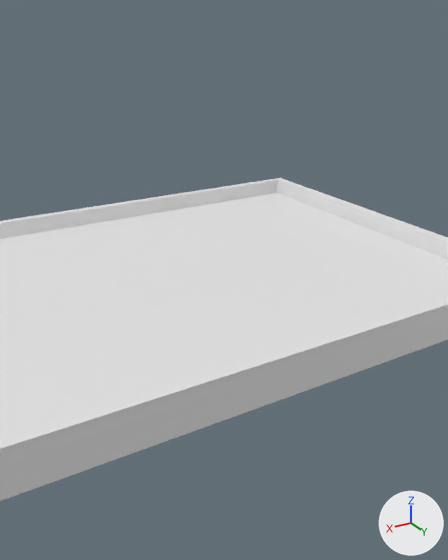
Renders of the FBX model misha vrtl project/Assets/Models/screen.fbx from each side of a commit.
Both versions are drawn from a camera (50 mm lens) standing at (6.87, 21.93, 10.44) and looking at (-2.2, 6.82, 2.88). Every picture has the same lights, and +X, +Y and +Z are marked at lower right. Where no turn or scale is listed for an object, it has been applied to the vertices.
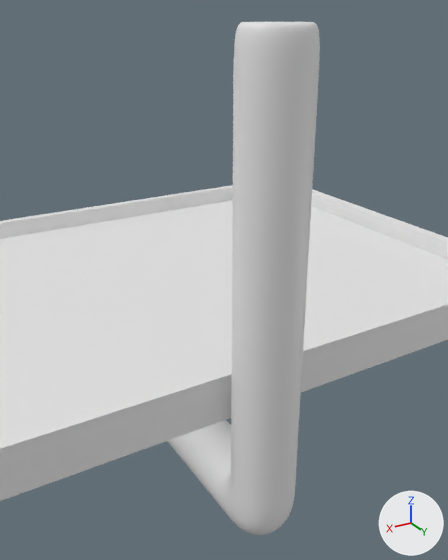
The newer file is also turned or shifted as a whole; pictures and numbers use the older file's frame.

Edits to the bpy script that builds the scene:
```text
Add me_mesh:
    me_mesh.from_pydata(...)  # 10754 vertices, 10752 faces; spans x -0.7..1.35, y -2.08..6.91, z -2.23..12.14
Add ob_cube_001:
    ob_cube_001 = bpy.data.objects.new('Cube.001', me_mesh)
    ob_cube_001.location = (-1.94, 3.96, -1.88)
```

What differs and where, as boxes [x1, y1, x2, y2] in the pictures (448 x 560 px):
'Cube.001', added
    after: [167, 22, 320, 535]
